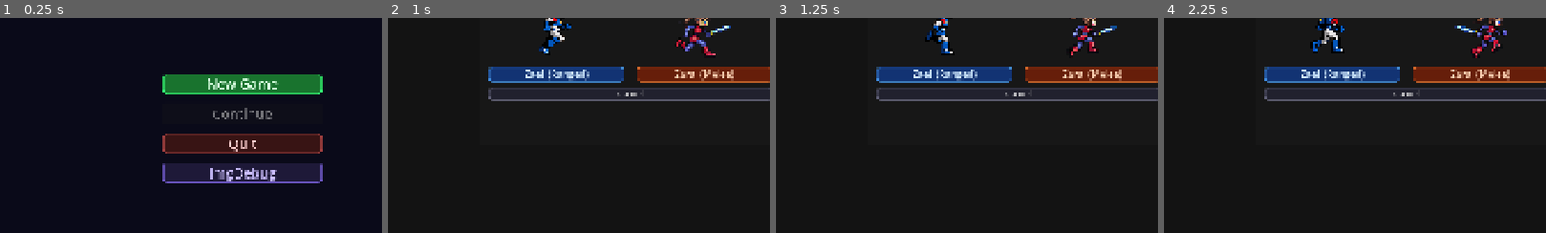
Above: before the commit, frames 1-4 (left to right).
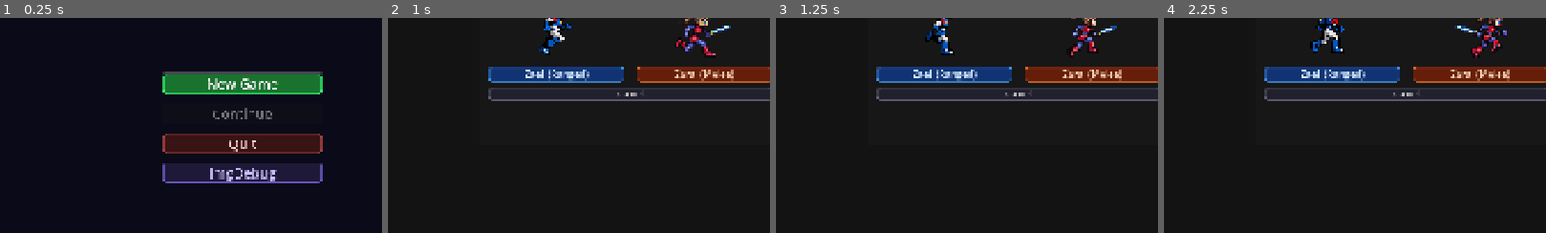
Above: after the commit, the same moments.

Repository: joaoramos00/NullvexGame
Game: Godot game, scene res://ui/title_screen.tscn
The game is run twice, just before and just after one commit, with the same random seed, the same clock (stepped at 60 frames per second) and the same inputs.
Inputs:
- Up to frame 1 (0.25 s): no input
- Up to frame 2 (1 s): click "New Game" at 0.5 s
- Up to frame 3 (1.25 s): no input
- Up to frame 4 (2.25 s): click "Cancel" at 1.25 s; click "New Game" at 2 s
The pictures show only the part of the screen within x 18-68%, y 44-94%; the shares and areas given below are measured in that part.

The runs differ from the first frame. In frame 1, 0.6% of the frame differs, in the area x 42-85%, y 24-34%; in frame 2, nothing differs; in frame 3, nothing differs; in frame 4, nothing differs.

Commit message:
fix: grab_focus no NewGameButton + ordenação de spawn_position
- title_screen: NewGameButton.grab_focus() em _ready() para que as
  setinhas naveguem os botões imediatamente ao entrar no menu
- stage_00_scene: spawn_position definida antes de _spawn_player() para
  evitar posição obsoleta do StageManager caso o jogador reapareça

Co-Authored-By: Claude Sonnet 4.6 <noreply@anthropic.com>

Diff:
--- a/stages/stage_00/stage_00_scene.gd
+++ b/stages/stage_00/stage_00_scene.gd
@@ -64,10 +64,10 @@
 		GameManager.reset()
 		GameManager.set_active_character("zael")
 
+	StageManager.spawn_position = $PlayerSpawn.global_position
 	_spawn_player()
 	$StageController.setup(_player)
 	$HUD.connect_to_player(_player)
-	StageManager.spawn_position = $PlayerSpawn.global_position
 
 	# Disconnect GoalZone — stage completion is handled via boss defeat
 	# (BossBase calls GameManager.complete_stage(stage_id) automatically)
--- a/ui/title_screen.gd
+++ b/ui/title_screen.gd
@@ -10,6 +10,7 @@
     $VBox/ContinueButton.pressed.connect(_on_continue_pressed)
     $VBox/QuitButton.pressed.connect(_on_quit_pressed)
     $VBox/ImgDebugButton.pressed.connect(_on_img_debug_pressed)
+    $VBox/NewGameButton.grab_focus()
 
 func _on_img_debug_pressed() -> void:
     if is_instance_valid(_debug_panel):
